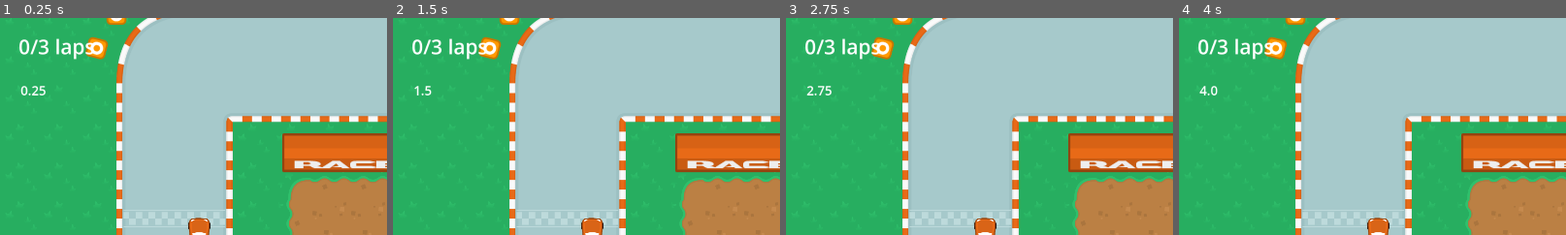
Above: before the commit, frames 1-4 (left to right).
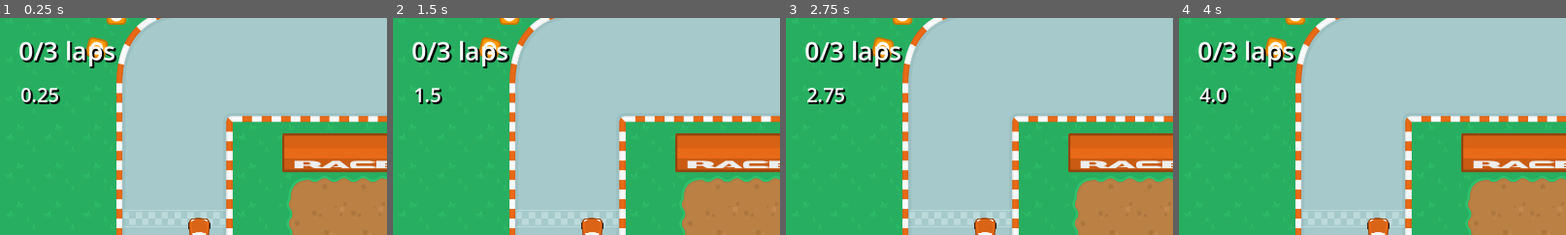
Above: after the commit, the same moments.

Repository: fredchien3/20-game-challenge
Game: Godot game, scene res://scenes/main/main.tscn
Two runs of this game, one before a commit and one after it. Both use one fixed random seed, a clock stepped at 60 frames per second and the inputs below.
Inputs:
- Up to frame 1 (0.25 s): no input
- Up to frame 2 (1.5 s): no input
- Up to frame 3 (2.75 s): no input
- Up to frame 4 (4 s): no input
The pictures show only the part of the screen within x 0-50%, y 0-50%; the shares and areas given below are measured in that part.

The runs differ from the first frame. In frame 1, 2.4% of the frame differs, in the area x 5-31%, y 9-40%; in frame 2, 2.1%; in frame 3, 2.3%; in frame 4, 2.2%.

Commit message:
Adjust label settings

Diff:
--- /dev/null
+++ b/4--indy-500/label_settings.tres
@@ -0,0 +1,7 @@
+[gd_resource type="LabelSettings" format=3 uid="uid://ct0e6v4je2p4l"]
+
+[resource]
+font_size = 64
+shadow_size = 4
+shadow_color = Color(0, 0, 0, 1)
+shadow_offset = Vector2(4, 4)
--- a/4--indy-500/project.godot
+++ b/4--indy-500/project.godot
@@ -23,7 +23,6 @@
 [editor]
 
 movie_writer/movie_file="C:/Ford Docs/GameDev/20 Game Challenge/4--indy-500/movie.avi"
-movie_writer/fps=30
 
 [input]
 
--- a/4--indy-500/scenes/main/main.tscn
+++ b/4--indy-500/scenes/main/main.tscn
@@ -1,21 +1,19 @@
-[gd_scene load_steps=7 format=3 uid="uid://cnn0cuvhidfar"]
+[gd_scene load_steps=5 format=3 uid="uid://cnn0cuvhidfar"]
 
 [ext_resource type="Script" uid="uid://brc4wj7ic4x5w" path="res://scenes/main/main.gd" id="1_hyk8p"]
-
-[sub_resource type="LabelSettings" id="LabelSettings_vom5j"]
-font_size = 116
-
-[sub_resource type="LabelSettings" id="LabelSettings_hyk8p"]
-font_size = 50
+[ext_resource type="LabelSettings" uid="uid://ct0e6v4je2p4l" path="res://label_settings.tres" id="2_iuonh"]
 
 [sub_resource type="LabelSettings" id="LabelSettings_k2fmo"]
-font_size = 32
+font_size = 96
+shadow_size = 4
+shadow_color = Color(0, 0, 0, 1)
+shadow_offset = Vector2(4, 4)
 
 [sub_resource type="LabelSettings" id="LabelSettings_iuonh"]
-font_size = 50
-
-[sub_resource type="LabelSettings" id="LabelSettings_l3cfh"]
-font_size = 75
+font_size = 48
+shadow_size = 4
+shadow_color = Color(0, 0, 0, 1)
+shadow_offset = Vector2(4, 4)
 
 [node name="Main" type="Node2D"]
 script = ExtResource("1_hyk8p")
@@ -38,7 +36,9 @@
 grow_horizontal = 2
 size_flags_horizontal = 4
 text = "Freddy 500"
-label_settings = SubResource("LabelSettings_vom5j")
+label_settings = SubResource("LabelSettings_k2fmo")
+horizontal_alignment = 1
+vertical_alignment = 1
 
 [node name="TrackSelector" type="MenuButton" parent="MainMenu"]
 anchors_preset = 8
@@ -66,14 +66,14 @@
 offset_top = 36.0
 offset_right = 276.0
 offset_bottom = 178.0
-label_settings = SubResource("LabelSettings_hyk8p")
+label_settings = ExtResource("2_iuonh")
 
 [node name="TimeLabel" type="Label" parent="HUD"]
 offset_left = 51.0
 offset_top = 157.0
 offset_right = 91.0
 offset_bottom = 202.0
-label_settings = SubResource("LabelSettings_k2fmo")
+label_settings = SubResource("LabelSettings_iuonh")
 
 [node name="WinLabel" type="Label" parent="HUD"]
 anchors_preset = 8
@@ -87,7 +87,7 @@
 offset_bottom = 145.0
 grow_horizontal = 2
 grow_vertical = 2
-label_settings = SubResource("LabelSettings_iuonh")
+label_settings = ExtResource("2_iuonh")
 horizontal_alignment = 1
 
 [node name="MainMenuButton" type="Button" parent="HUD/WinLabel"]
@@ -110,7 +110,7 @@
 offset_bottom = 51.5
 grow_horizontal = 2
 grow_vertical = 2
-label_settings = SubResource("LabelSettings_l3cfh")
+label_settings = ExtResource("2_iuonh")
 
 [node name="GameCamera" type="Camera2D" parent="."]
 zoom = Vector2(0.75, 0.75)
